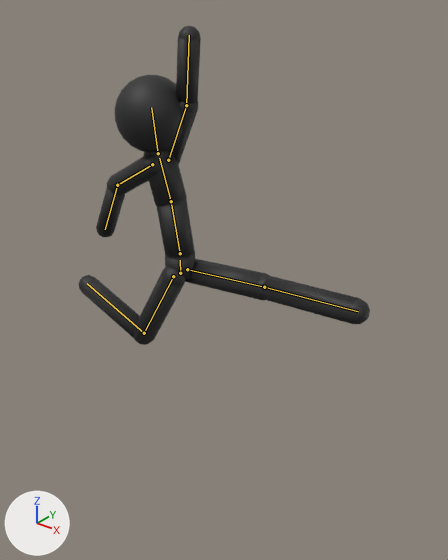
The FBX model Assets/Art/Stickman/Stickman.fbx as it was, and as the next commit left it.
Camera for both pictures: a camera (50 mm lens) standing at (1.82, -1.95, 2.7) and looking at (0.24, 0.03, 1.48). Lighting does not change. The marker at lower left points along +X, +Y and +Z. The first picture is the older version. Both versions are drawn at frame 11 of the action 'Stickman|flying_kick'; the numbers are the values there. The bones that bend it are drawn over the model as lines.

Names of what the first picture shows: 'StickmanBody'.
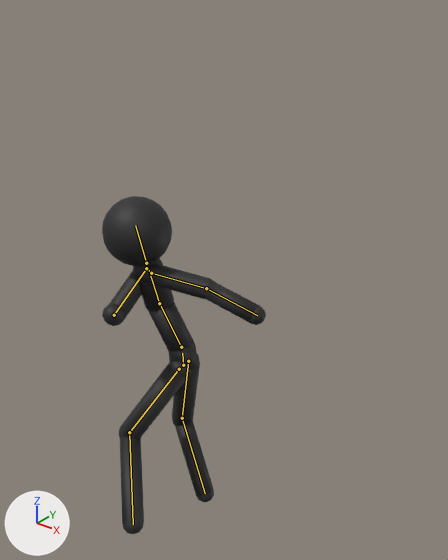
The edits, one by one:
Bone 'hips' (bone_hips) moves from (0.0, 0.5, 0.0) to (0.0, -0.018, 0.0).
Bone 'hips' (bone_hips) turns from (0, 0, 0) to (-4, -166, -9) degrees about its own x, y and z.
Bone 'spine' (bone_spine) turns from (0, 0, -10) to (5, -1, 20) degrees about its own x, y and z.
Bone 'chest' (bone_chest) turns from (0, 0, -8) to (4, 45, -10) degrees about its own x, y and z.
Bone 'head' (bone_head) turns from (0, 0, 10) to (4, 0, -1) degrees about its own x, y and z.
Bone 'upperarm.L' (bone_upperarm_l) turns from (0, 0, -137) to (35, -16, 49) degrees about its own x, y and z.
Bone 'forearm.L' (bone_forearm_l) turns from (0, 0, -20) to (8, 1, -13) degrees about its own x, y and z.
Bone 'upperarm.R' (bone_upperarm_r) turns from (0, 0, 78) to (13, 7, -56) degrees about its own x, y and z.
Bone 'forearm.R' (bone_forearm_r) turns from (0, 0, -35) to (82, 13, -14) degrees about its own x, y and z.
Bone 'thigh.L' (bone_thigh_l) turns from (0, 0, -96) to (15, 5, -37) degrees about its own x, y and z.
Bone 'shin.L' (bone_shin_l) turns from (0, 0, 2) to (16, -7, 48) degrees about its own x, y and z.
Bone 'thigh.R' (bone_thigh_r) turns from (0, 0, 30) to (-14, -2, -19) degrees about its own x, y and z.
Bone 'shin.R' (bone_shin_r) turns from (0, 0, 80) to (20, -6, 36) degrees about its own x, y and z.

Boxes (x1, y1, x2, y2) around the edits, measured in the pictures (448 x 560 px):
'StickmanBody', posed (43% narrower)
    before: (79, 26, 370, 345)
    after: (102, 196, 266, 534)
bone 'hips', root to tip
    before: (180, 273) to (180, 260)
    after: (183, 365) to (182, 353)
bone 'spine', root to tip
    before: (180, 253) to (171, 201)
    after: (181, 347) to (159, 303)
bone 'chest', root to tip
    before: (171, 201) to (159, 158)
    after: (159, 303) to (148, 267)
bone 'head', root to tip
    before: (158, 153) to (151, 107)
    after: (146, 263) to (135, 225)
bone 'upperarm.L', root to tip
    before: (168, 160) to (186, 105)
    after: (151, 273) to (206, 288)
bone 'forearm.L', root to tip
    before: (186, 105) to (189, 35)
    after: (206, 288) to (257, 315)
bone 'upperarm.R', root to tip
    before: (152, 164) to (117, 185)
    after: (146, 268) to (114, 315)
bone 'forearm.R', root to tip
    before: (117, 185) to (105, 229)
    after: (114, 315) to (112, 314)
bone 'thigh.L', root to tip
    before: (187, 269) to (264, 287)
    after: (179, 369) to (129, 432)
bone 'shin.L', root to tip
    before: (264, 287) to (358, 311)
    after: (129, 432) to (133, 524)
bone 'thigh.R', root to tip
    before: (173, 276) to (144, 333)
    after: (188, 361) to (182, 418)
bone 'shin.R', root to tip
    before: (144, 333) to (87, 283)
    after: (182, 418) to (205, 493)
